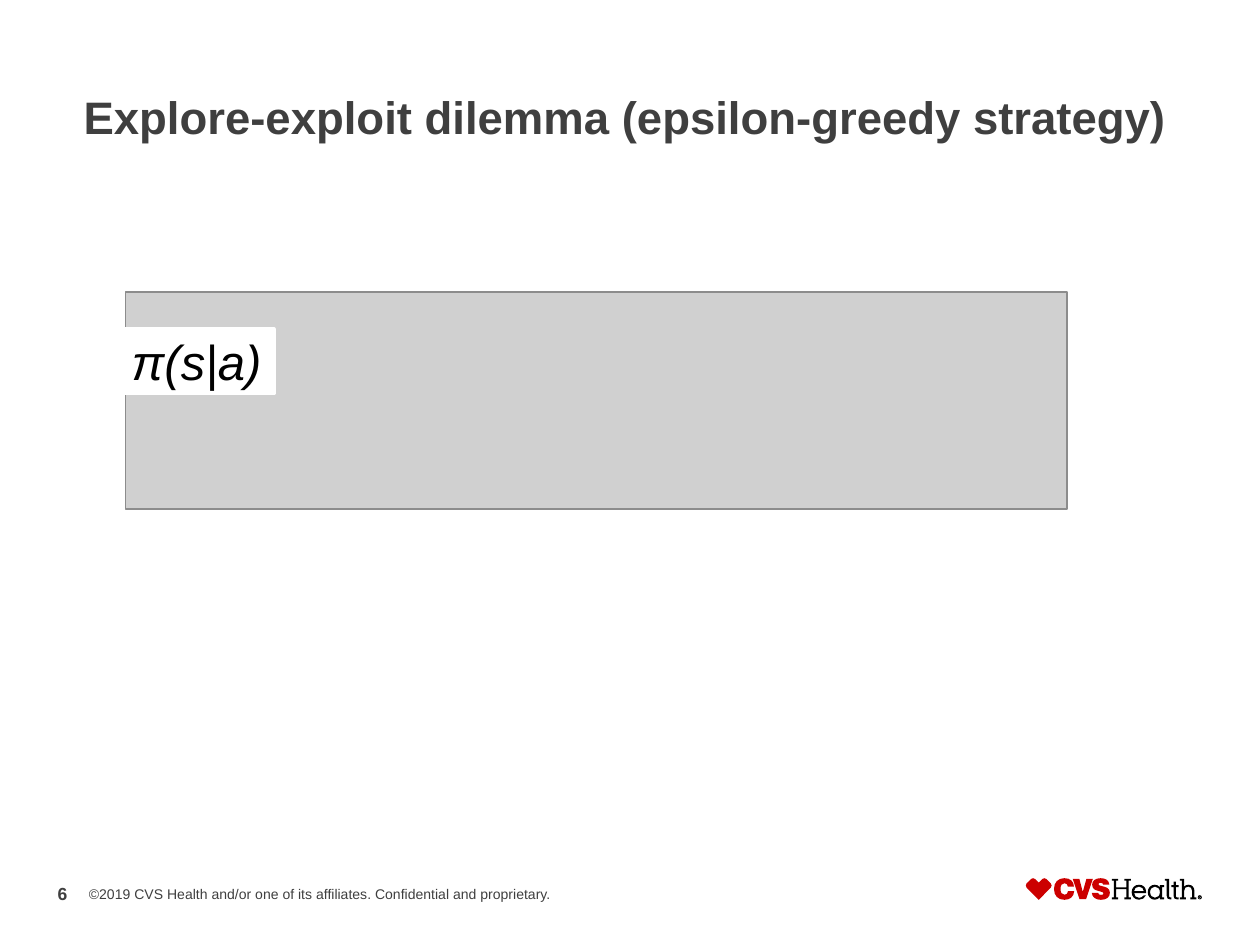
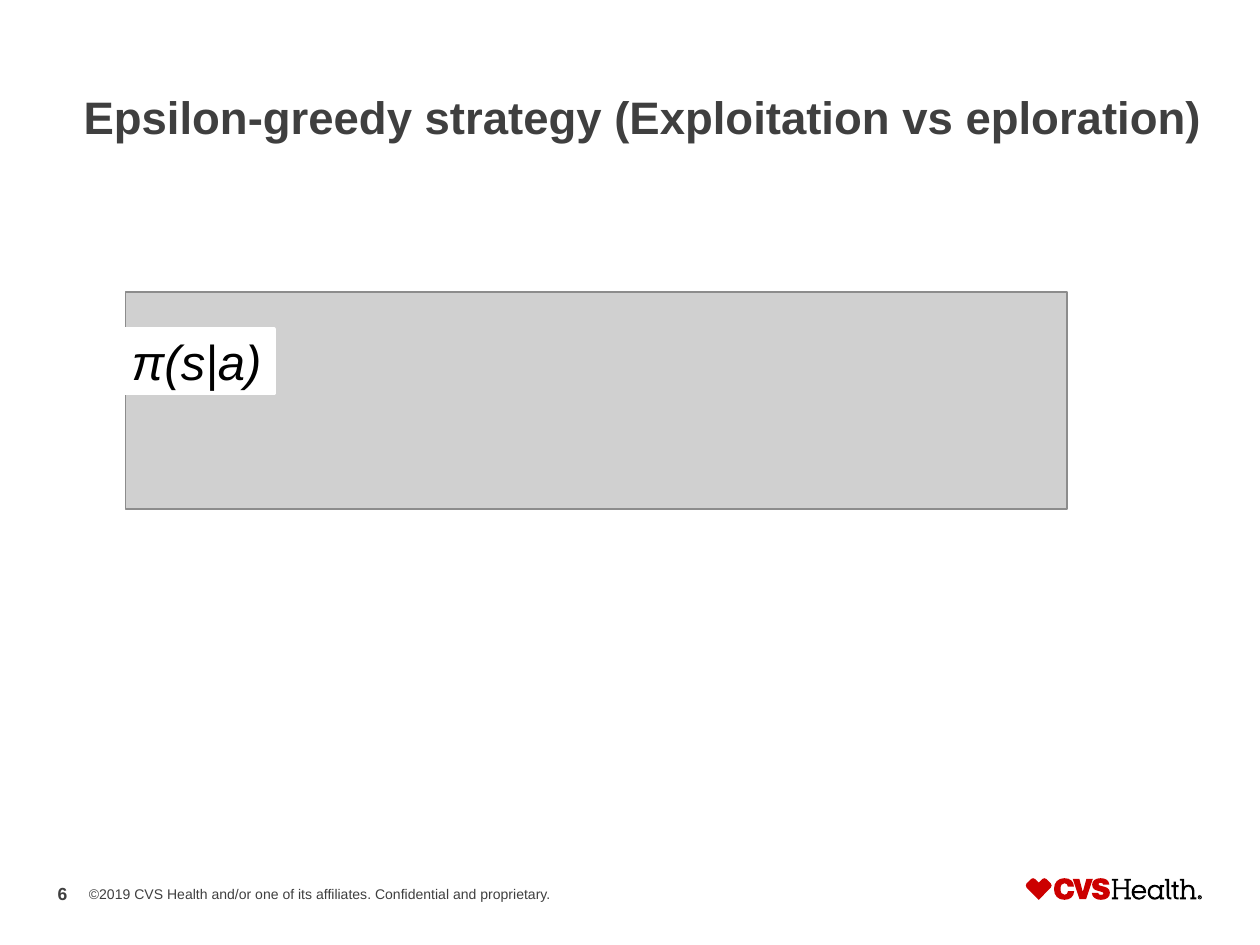
Before and after one commit to CJinny/RL_uplift, a slide deck: slide 6 of RL_uplift.pptx. Drawn at 1260x945 pixels with LibreOffice and Linux fonts; fonts in the diff are those of the drawing; grey boxes stand for pictures. Boxes give left, top, right and bottom in pixels: in the first picture for what was removed or moved away, otherwise in the second. Text is boxed around its words. In the diff, an @@ line names an element or a change of style, - is before the commit and + after.

```diff
--- a/RL_uplift.pptx
+++ b/RL_uplift.pptx
@@ title at <box>84,101,1201,144</box>: text changed @@
-Explore-exploit dilemma (epsilon-greedy strategy)
+Epsilon-greedy strategy (Exploitation vs eploration)
```
Also in this commit, not shown: 8 other slides changed.
